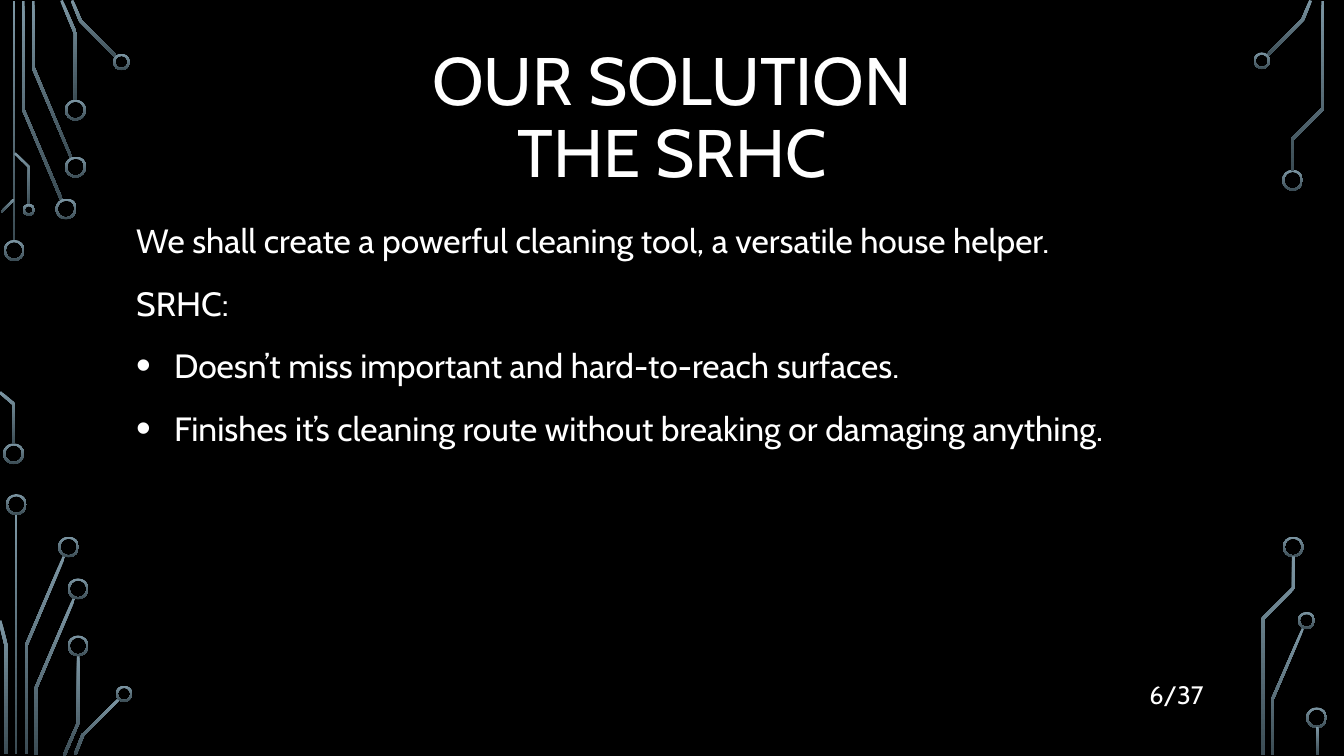
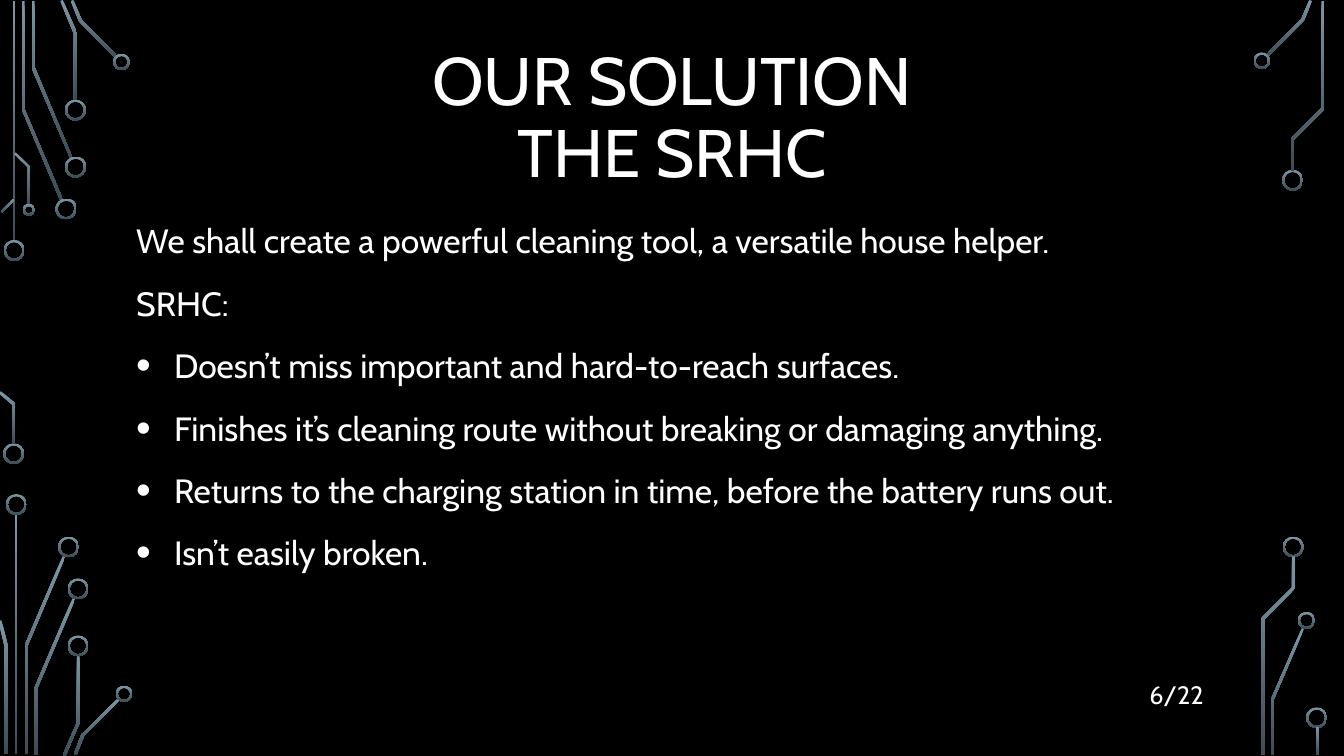
Before and after one commit to filozof50/UP, a slide deck: slide 6 of hw2/H2020.pptx. Drawn at 1344x756 pixels with LibreOffice and Linux fonts; fonts in the diff are those of the drawing; background and template pictures are left out. Boxes give left, top, right and bottom in pixels: in the first picture for what was removed or moved away, otherwise in the second. Text is boxed around its words. In the diff, an @@ line names an element or a change of style, - is before the commit and + after.

```diff
--- a/hw2/H2020.pptx
+++ b/hw2/H2020.pptx
@@ text at box(174, 477, 1113, 573): paragraphs added @@
+• Returns to the charging station in time, before the battery runs out.
+• Isn’t easily broken.
@@ text at box(1149, 686, 1203, 706): text changed @@
-6/37
+6/22
```
Also in this commit, not shown: 4 other slides changed, 16 slides added, 17 other files.
